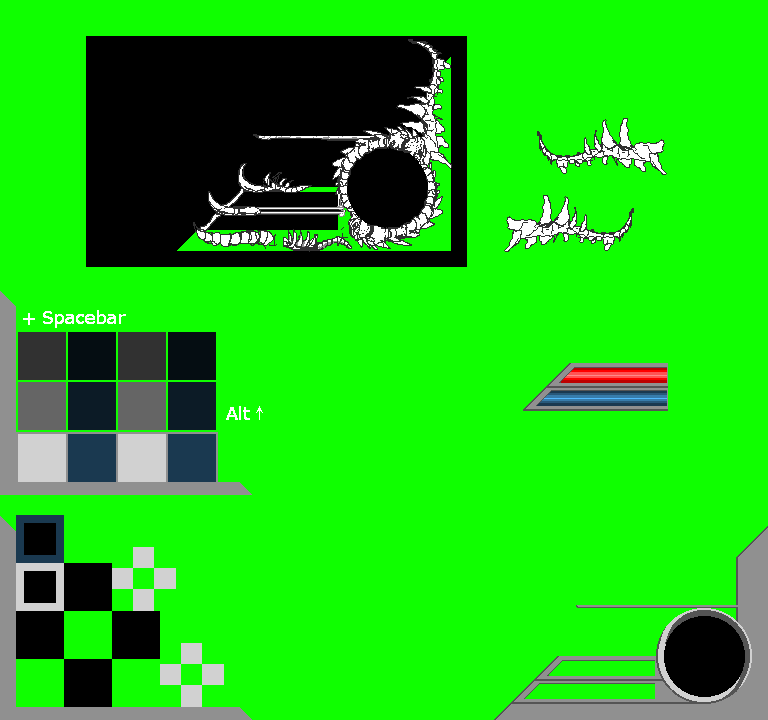
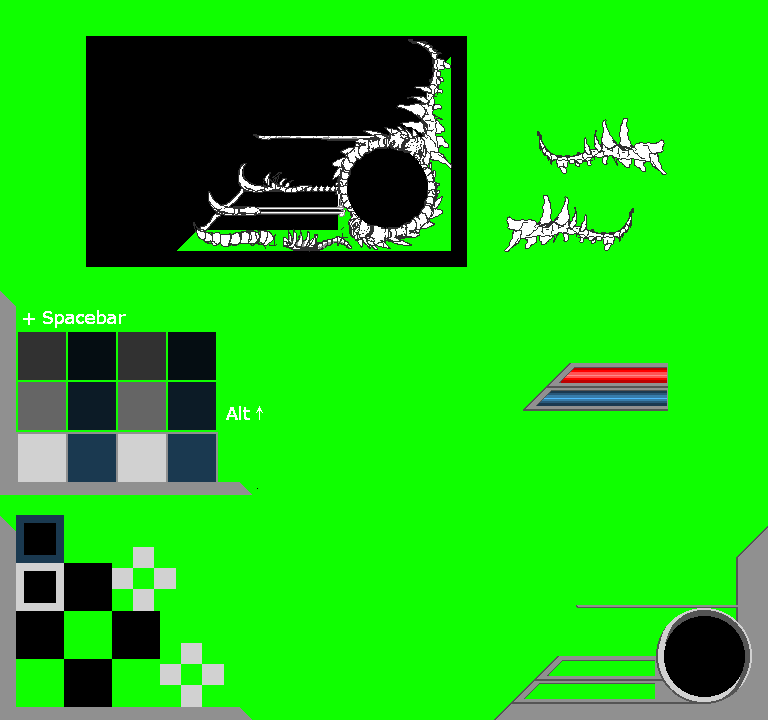
Comparing the layer stacks of the two 768×720 images. Changes:
painted on "Background" over left=257, top=185, right=338, bottom=489
